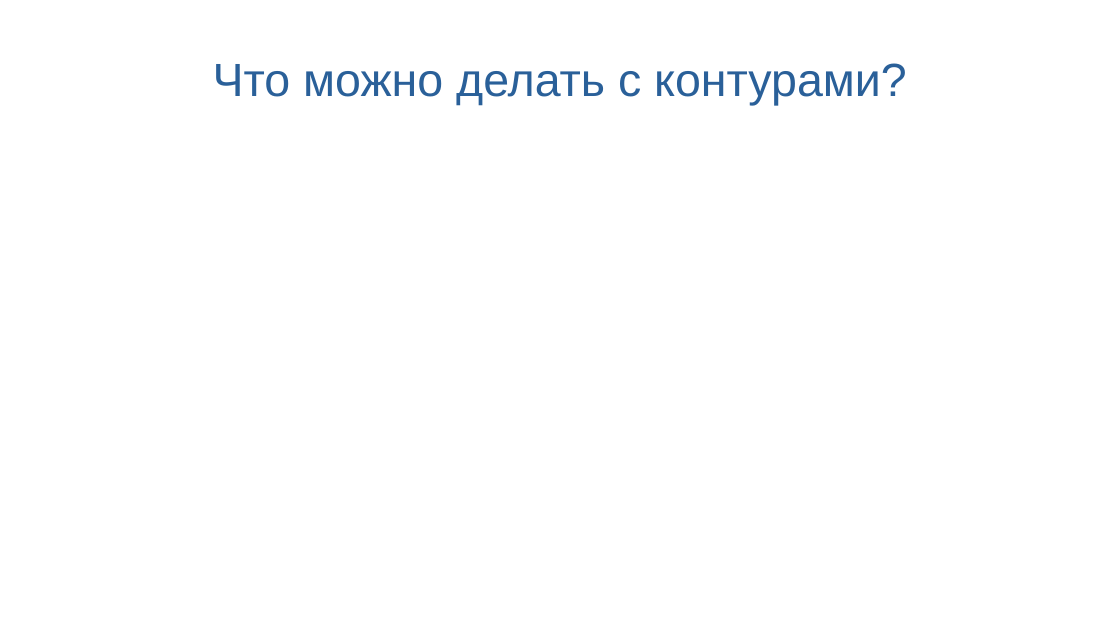
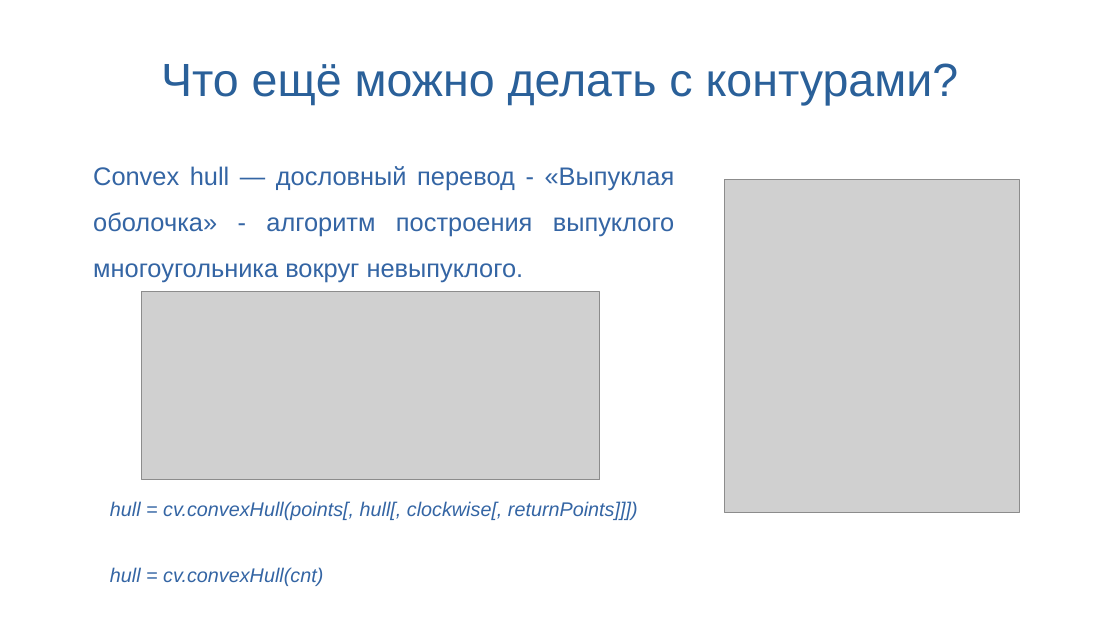
Before and after one commit to SynI20N/ING, a slide deck: slide 8 of Занятие12.odp. Drawn at 1120x630 pixels with LibreOffice and Linux fonts; fonts in the diff are those of the drawing; grey boxes stand for pictures; background and template pictures are left out. Boxes give left, top, right and bottom in pixels: in the first picture for what was removed or moved away, otherwise in the second. Text is boxed around its words. In the diff, an @@ line names an element or a change of style, - is before the commit and + after.

```diff
--- a/Занятие12.odp
+++ b/Занятие12.odp
@@ title at [161, 63, 959, 105]: text changed @@
-Что можно делать с контурами?
+Что ещё можно делать с контурами?
@@ text added at [93, 166, 675, 282], 18 pt, text #3465A4 @@
+Convex hull — дословный перевод - «Выпуклая оболочка» - алгоритм построения выпуклого многоугольника вокруг невыпуклого.
@@ picture added at [725, 180, 1020, 512] @@
@@ picture added at [141, 292, 600, 480] @@
@@ text added at [110, 501, 638, 586], 14 pt, text #3465A4, italic @@
+hull = cv.convexHull(points[, hull[, clockwise[, returnPoints]]])
+hull = cv.convexHull(cnt)
```
Also in this commit, not shown: 1 other slide changed, 4 slides added, 4 slides removed, 1 other file.
